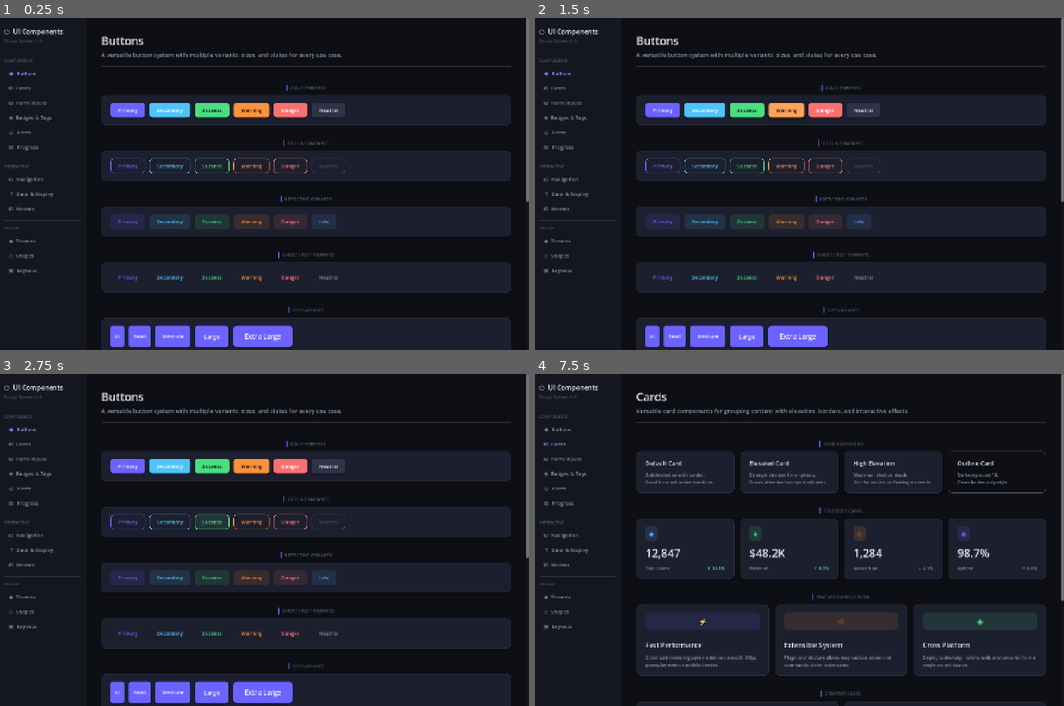
Above: before the commit, frames 1-4 (two rows, left to right).
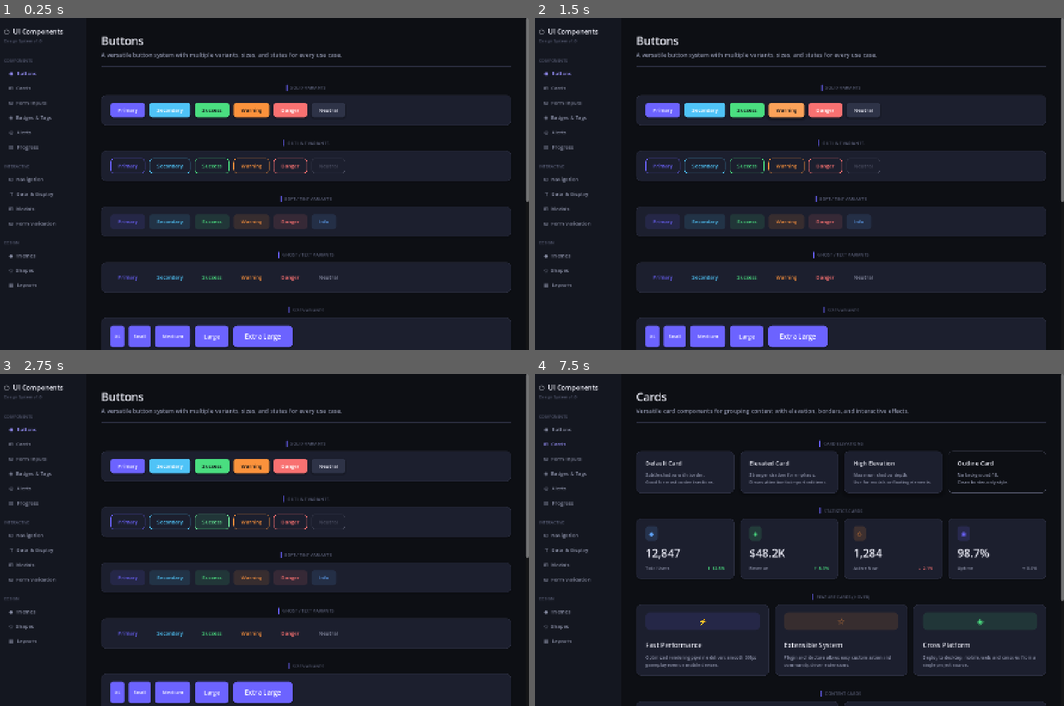
Above: after the commit, the same moments.

Repository: Cai-ki/godot-component-library
Game: Godot game, scene res://scenes/main.tscn
Same seed, same stepped clock (60 frames per second), same inputs: the game is played once before the commit and once after it.
Inputs:
- Up to frame 1 (0.25 s): no input
- Up to frame 2 (1.5 s): click "Success" at 0.5 s; click "Warning" at 1.25 s
- Up to frame 3 (2.75 s): click "Success" at 2 s
- Up to frame 4 (7.5 s): click "Warning" at 2.75 s; click "Success" at 3.5 s; click "Warning" at 4.25 s; click "Success" at 5 s; click "Warning" at 5.75 s; click "◉ Buttons" at 6.5 s; click "⊞ Cards" at 7.25 s

The runs differ from the first frame. In frame 1, 0.2% of the frame differs, in the area x 0-16%, y 60-82%; in frame 2, 0.2%; in frame 3, 0.2%; in frame 4, 0.2%.

Commit message:
feat: add Form Validation page to INTERACTIVE section
Complete registration form with real-time per-field validation
(neutral/success/warning/error states), submit button gated on all
fields passing, 1.5s loading simulation, UIToast success on completion,
and form reset. Validation reference grid shows all four states.

Diff:
--- a/scripts/main.gd
+++ b/scripts/main.gd
@@ -103,6 +103,7 @@
 		["navigation", "⊡  Navigation"],
 		["data",       "⊤  Data & Display"],
 		["modals",     "⊞  Modals"],
+		["forms",      "⊟  Form Validation"],
 	]
 	for page_data in pages2:
 		_add_nav_button(vbox, page_data[0], page_data[1])
@@ -239,6 +240,8 @@
 			DataPage.new().build(content_container)
 		"modals":
 			ModalsPage.new().build(content_container)
+		"forms":
+			FormsPage.new().build(content_container)
 		"themes":
 			ThemesPage.new().build(content_container)
 		"shapes":
--- /dev/null
+++ b/scripts/pages/forms_page.gd
@@ -0,0 +1,253 @@
+class_name FormsPage
+extends RefCounted
+
+# Per-field state: {input, hint, valid}
+var _fields: Dictionary = {}
+var _terms_cb: CheckBox
+var _submit_btn: Button
+var _toast: UIToast
+
+
+func build(parent: Control) -> void:
+	UI.page_header(parent, "Form Validation",
+		"Real-time validation, state-driven error hints, and full submit lifecycle "
+		+ "— copy this pattern for any form in your project.")
+
+	_toast = UIToast.new()
+	parent.add_child(_toast)
+
+	_registration_form(parent)
+	_validation_reference(parent)
+
+
+# =============================================
+# REGISTRATION FORM
+# =============================================
+
+func _registration_form(parent: Control) -> void:
+	UI.section(parent, "Registration Form")
+	var card_v := UI.card(parent, 32, 28)
+
+	card_v.add_child(UI.label("Create Account", UITheme.FONT_2XL, UITheme.TEXT_PRIMARY))
+	card_v.add_child(UI.label(
+		"Fill in your details below to get started.",
+		UITheme.FONT_SM, UITheme.TEXT_SECONDARY
+	))
+	UI.sep(card_v, 4)
+
+	# Row 1: Username + Email
+	var row1 := UI.hbox(card_v, 20)
+	_make_field(row1, "username", "Username",          "e.g. john_doe")
+	_make_field(row1, "email",    "Email",             "you@example.com")
+
+	# Row 2: Password + Confirm
+	var row2 := UI.hbox(card_v, 20)
+	_make_field(row2, "password", "Password",          "Min 8 characters")
+	_make_field(row2, "confirm",  "Confirm Password",  "Repeat your password")
+	(_fields["password"]["input"] as LineEdit).secret = true
+	(_fields["confirm"]["input"]  as LineEdit).secret = true
+
+	# Terms
+	var terms_row := UI.hbox(card_v, 10)
+	terms_row.alignment = BoxContainer.ALIGNMENT_CENTER
+	_terms_cb = CheckBox.new()
+	_terms_cb.focus_mode = Control.FOCUS_NONE
+	terms_row.add_child(_terms_cb)
+	terms_row.add_child(UI.label(
+		"I agree to the Terms of Service and Privacy Policy",
+		UITheme.FONT_MD, UITheme.TEXT_PRIMARY
+	))
+	_terms_cb.toggled.connect(func(_v): _check_submit())
+
+	UI.spacer(card_v, 4)
+
+	# Submit
+	_submit_btn = UI.solid_btn(card_v, "Create Account  →",
+		UITheme.PRIMARY, Color.WHITE, UITheme.RADIUS_MD, 24, 14, UITheme.FONT_BASE)
+	_submit_btn.disabled = true
+	_submit_btn.size_flags_horizontal = Control.SIZE_EXPAND_FILL
+	_submit_btn.pressed.connect(_on_submit)
+
+	# Connect validators
+	(_fields["username"]["input"] as LineEdit).text_changed.connect(_validate_username)
+	(_fields["email"]["input"]    as LineEdit).text_changed.connect(_validate_email)
+	(_fields["password"]["input"] as LineEdit).text_changed.connect(_validate_password)
+	(_fields["confirm"]["input"]  as LineEdit).text_changed.connect(_validate_confirm)
+
+
+func _make_field(parent: Control, key: String, label_text: String, placeholder: String) -> void:
+	var v := VBoxContainer.new()
+	v.size_flags_horizontal = Control.SIZE_EXPAND_FILL
+	v.add_theme_constant_override("separation", 6)
+	parent.add_child(v)
+
+	v.add_child(UI.label(label_text, UITheme.FONT_SM, UITheme.TEXT_PRIMARY))
+
+	var input := UI.styled_input(v, placeholder, 0)
+	input.size_flags_horizontal = Control.SIZE_EXPAND_FILL
+
+	var hint := UI.label("", UITheme.FONT_XS, UITheme.TEXT_MUTED)
+	v.add_child(hint)
+
+	_fields[key] = {"input": input, "hint": hint, "valid": false}
+
+
+# =============================================
+# VALIDATORS
+# =============================================
+
+func _validate_username(text: String) -> void:
+	if text.is_empty():
+		_set_state("username", "neutral", "")
+	elif text.length() < 3:
+		_set_state("username", "error", "✕  Minimum 3 characters required")
+	elif not text.is_valid_identifier():
+		_set_state("username", "error", "✕  Letters, numbers and _ only")
+	else:
+		_set_state("username", "success", "✓  Username looks good")
+
+
+func _validate_email(text: String) -> void:
+	if text.is_empty():
+		_set_state("email", "neutral", "")
+	elif not text.contains("@") or not text.contains("."):
+		_set_state("email", "error", "✕  Enter a valid email address")
+	else:
+		_set_state("email", "success", "✓  Email looks good")
+
+
+func _validate_password(text: String) -> void:
+	if text.is_empty():
+		_set_state("password", "neutral", "")
+	elif text.length() < 8:
+		_set_state("password", "warning", "⚠  Minimum 8 characters")
+	else:
+		_set_state("password", "success", "✓  Strong enough")
+	# Re-run confirm validation whenever password changes
+	_validate_confirm((_fields["confirm"]["input"] as LineEdit).text)
+
+
+func _validate_confirm(text: String) -> void:
+	var pw: String = (_fields["password"]["input"] as LineEdit).text
+	if text.is_empty():
+		_set_state("confirm", "neutral", "")
+	elif text != pw:
+		_set_state("confirm", "error", "✕  Passwords do not match")
+	else:
+		_set_state("confirm", "success", "✓  Passwords match")
+
+
+func _set_state(key: String, state: String, hint_text: String) -> void:
+	var input := _fields[key]["input"] as LineEdit
+	var hint  := _fields[key]["hint"]  as Label
+	_fields[key]["valid"] = (state == "success")
+	_apply_visual(input, hint, state, hint_text)
+	_check_submit()
+
+
+func _apply_visual(input: LineEdit, hint: Label, state: String, hint_text: String) -> void:
+	hint.text = hint_text
+	var normal_s: StyleBoxFlat
+	var focus_s:  StyleBoxFlat
+	match state:
+		"success":
+			hint.add_theme_color_override("font_color", UITheme.SUCCESS)
+			normal_s = UI.style(UITheme.SURFACE_2, UITheme.RADIUS_MD, 2, UITheme.SUCCESS, 0, Color.TRANSPARENT, Vector2.ZERO, 12, 10)
+			focus_s  = normal_s.duplicate()
+		"error":
+			hint.add_theme_color_override("font_color", UITheme.DANGER)
+			normal_s = UI.style(UITheme.SURFACE_2, UITheme.RADIUS_MD, 2, UITheme.DANGER,  0, Color.TRANSPARENT, Vector2.ZERO, 12, 10)
+			focus_s  = normal_s.duplicate()
+		"warning":
+			hint.add_theme_color_override("font_color", UITheme.WARNING)
+			normal_s = UI.style(UITheme.SURFACE_2, UITheme.RADIUS_MD, 2, UITheme.WARNING, 0, Color.TRANSPARENT, Vector2.ZERO, 12, 10)
+			focus_s  = normal_s.duplicate()
+		_:
+			hint.add_theme_color_override("font_color", UITheme.TEXT_MUTED)
+			normal_s = UI.style(UITheme.SURFACE_2, UITheme.RADIUS_MD, 1, UITheme.BORDER,   0, Color.TRANSPARENT, Vector2.ZERO, 12, 10)
+			focus_s  = UI.style(UITheme.SURFACE_2, UITheme.RADIUS_MD, 2, UITheme.PRIMARY,  0, Color.TRANSPARENT, Vector2.ZERO, 12, 10)
+	input.add_theme_stylebox_override("normal", normal_s)
+	input.add_theme_stylebox_override("focus",  focus_s)
+
+
+func _check_submit() -> void:
+	_submit_btn.disabled = not (
+		_fields["username"]["valid"] and
+		_fields["email"]["valid"]    and
+		_fields["password"]["valid"] and
+		_fields["confirm"]["valid"]  and
+		_terms_cb.button_pressed
+	)
+
+
+# =============================================
+# SUBMIT LIFECYCLE
+# =============================================
+
+func _on_submit() -> void:
+	_submit_btn.text    = "⟳  Creating account..."
+	_submit_btn.disabled = true
+	for key in _fields:
+		(_fields[key]["input"] as LineEdit).editable = false
+
+	var timer := Timer.new()
+	timer.one_shot  = true
+	timer.wait_time = 1.5
+	_submit_btn.add_child(timer)
+	timer.start()
+	timer.timeout.connect(func():
+		_toast.show_toast("Account created! Welcome aboard.", UIToast.ToastType.SUCCESS, 4.0)
+		_reset_form()
+		timer.queue_free()
+	)
+
+
+func _reset_form() -> void:
+	for key in _fields:
+		var input := _fields[key]["input"] as LineEdit
+		input.text     = ""
+		input.editable = true
+		_apply_visual(input, _fields[key]["hint"], "neutral", "")
+		_fields[key]["valid"] = false
+	_terms_cb.button_pressed = false
+	_submit_btn.text         = "Create Account  →"
+	_submit_btn.disabled     = true
+
+
+# =============================================
+# VALIDATION STATE REFERENCE
+# =============================================
+
+func _validation_reference(parent: Control) -> void:
+	UI.section(parent, "Validation State Reference")
+	var card_v := UI.card(parent, 32, 24)
+
+	var grid := GridContainer.new()
+	grid.columns = 2
+	grid.add_theme_constant_override("h_separation", 20)
+	grid.add_theme_constant_override("v_separation", 16)
+	grid.size_flags_horizontal = Control.SIZE_EXPAND_FILL
+	card_v.add_child(grid)
+
+	_ref_field(grid, "Default",  "neutral",  "")
+	_ref_field(grid, "Success",  "success",  "✓  Validation passed")
+	_ref_field(grid, "Error",    "error",    "✕  This field is required")
+	_ref_field(grid, "Warning",  "warning",  "⚠  Value already in use")
+
+
+func _ref_field(parent: Control, label_text: String, state: String, hint_text: String) -> void:
+	var v := VBoxContainer.new()
+	v.add_theme_constant_override("separation", 6)
+	v.size_flags_horizontal = Control.SIZE_EXPAND_FILL
+	parent.add_child(v)
+
+	v.add_child(UI.label(label_text, UITheme.FONT_SM, UITheme.TEXT_PRIMARY))
+
+	var input := UI.styled_input(v, "Sample input", 0)
+	input.size_flags_horizontal = Control.SIZE_EXPAND_FILL
+
+	var hint := UI.label(hint_text, UITheme.FONT_XS, UITheme.TEXT_MUTED)
+	v.add_child(hint)
+
+	# Apply visual directly — bypasses _fields/_check_submit
+	_apply_visual(input, hint, state, hint_text)
